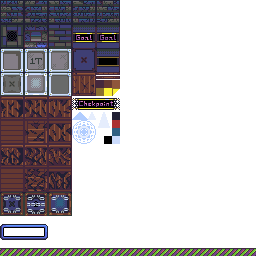
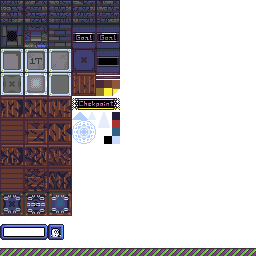
Revision of a layered 256 × 256 image; what changed, layer by layer:
painted on "ui" over bbox(48, 224, 64, 240)
